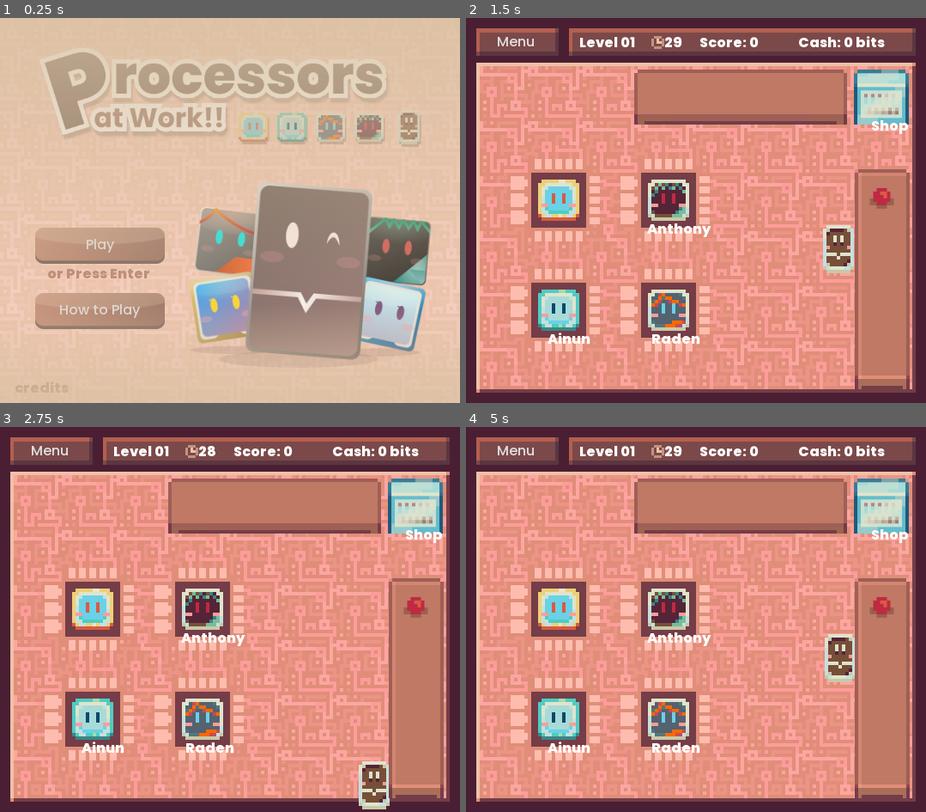
Above: before the commit, frames 1-4 (two rows, left to right).
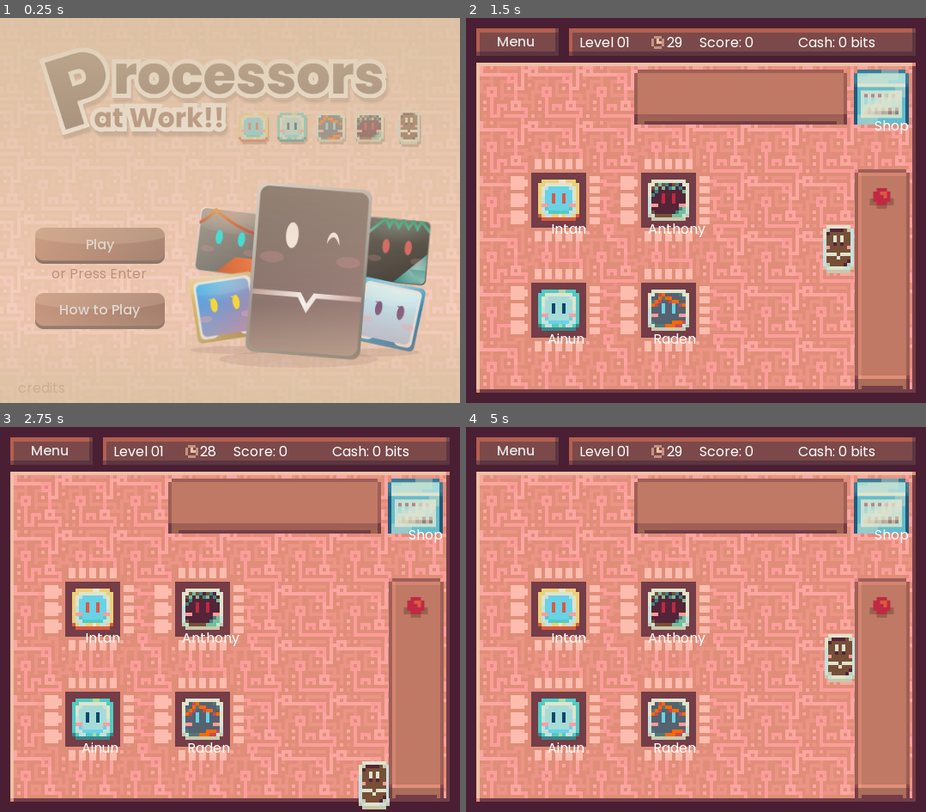
Above: after the commit, the same moments.

Repository: asfiowilma/processors-at-work
Game: Godot game, scene res://Scenes/MainMenu.tscn
Two runs of this game, one before a commit and one after it. Both use one fixed random seed, a clock stepped at 60 frames per second and the inputs below.
Inputs:
- Up to frame 1 (0.25 s): no input
- Up to frame 2 (1.5 s): click "Play" at 0.5 s; tap Enter (play) at 1.25 s; hold Right (right) from 1.28 s (still down); tap Space (interact) at 1.35 s
- Up to frame 3 (2.75 s): tap Space (interact) at 2, 2.3 s; release Right (right) at 2.03 s; hold Down (down) from 2.03 s (still down); tap C (buy_coffee) at 2.1 s
- Up to frame 4 (5 s): release Down (down) at 2.75 s; click "Menu" at 2.75 s; click "Play" at 3.5 s; tap Enter (play) at 4.25 s; hold Right (right) from 4.28 s (still down); tap F (buy_food) at 4.35 s; tap Space (interact) at 4.55 s

The runs differ from the first frame. In frame 1, 0.3% of the frame differs, in the area x 3-33%, y 65-98%; in frame 2, 1.5%, in the area x 17-97%, y 4-85%; in frame 3, 1.5%; in frame 4, 1.5%.

Commit message:
v1.3 fixed task stack overlap

Diff:
--- a/Assets/Fonts/default.tres
+++ b/Assets/Fonts/default.tres
@@ -1,7 +1,7 @@
 [gd_resource type="DynamicFont" load_steps=2 format=2]
 
 [sub_resource type="DynamicFontData" id=16]
-font_path = "res://Assets/Fonts/Poppins-ExtraBold.ttf"
+font_path = "res://Assets/Fonts/Poppins-Regular.ttf"
 
 [resource]
 font_data = SubResource( 16 )
--- a/Scenes/Level1.tscn
+++ b/Scenes/Level1.tscn
@@ -14,6 +14,9 @@
 
 [node name="Office" parent="." instance=ExtResource( 1 )]
 layer = -1
+
+[node name="Nametag" parent="Office/Intan" index="12"]
+visible = true
 
 [node name="TaskTimer" type="Timer" parent="."]
 wait_time = 4.5
--- a/Scenes/Processor.tscn
+++ b/Scenes/Processor.tscn
@@ -50,14 +50,17 @@
 
 [node name="ToDo" parent="." instance=ExtResource( 1 )]
 position = Vector2( -48, 20 )
+z_index = 2
+z_as_relative = false
 
 [node name="ToDo2" parent="." instance=ExtResource( 1 )]
 position = Vector2( -48, 0 )
 z_index = 1
+z_as_relative = false
 
 [node name="ToDo3" parent="." instance=ExtResource( 1 )]
 position = Vector2( -48, -20 )
-z_index = 2
+z_as_relative = false
 
 [node name="AnimatedSprite" type="AnimatedSprite" parent="."]
 frames = ExtResource( 3 )
--- a/Scripts/ControlU.gd
+++ b/Scripts/ControlU.gd
@@ -45,6 +45,7 @@
 							var todo = body.todos[i]
 							if todo != null and todo.task == null and not todo.isOnProgress:
 								carry.global_position = todo.global_position
+								carry.z_index = todo.z_index
 								todo.task = carry
 								carry = null
 								break
--- a/Scripts/Processor.gd
+++ b/Scripts/Processor.gd
@@ -80,8 +80,10 @@
 	var done = todos[0]
 	done.isOnProgress = false
 	if todos[2].task != null and todos[1].task != null:
+		todos[2].task.z_index = 1
 		todos[2].task.global_position = todos[1].task.global_position
 	if todos[1].task != null:
+		todos[1].task.z_index = 2
 		todos[1].task.global_position = done.task.global_position
 	done.task.queue_free()
 
--- a/Scripts/globals.gd
+++ b/Scripts/globals.gd
@@ -13,7 +13,7 @@
 var SMOLTASK = preload("res://Scenes/Tasks/SmolTask.tscn")
 
 # LEVELS
-var level_1 = ['sr', 'sb', 'sr', 'sg', 'hr']
+var level_1 = ['sr', 'sb', 'hr', 'sg', 'hr']
 
 func reset_game():
 	score = 0
